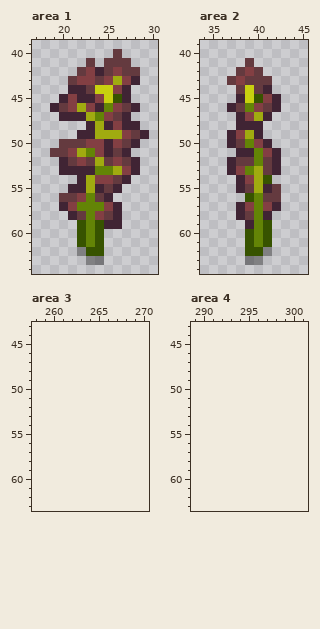
Pixel-art file, stored at src/concept/sprite/plants.aseprite. This is how it looked before the edit.
256x256 pixels, 1 frame. Colours within 5 levels of each other are drawn and written as one. Shown: area 1: x 17..30, y 39..64; area 2: x 34..45, y 39..64; area 3: x 258..270, y 43..63; area 4: x 289..301, y 43..63. The old version is drawn lined up with the new one, on the new canvas. The commit also changed other parts of the picture, which this record leaves out.
Once edited:
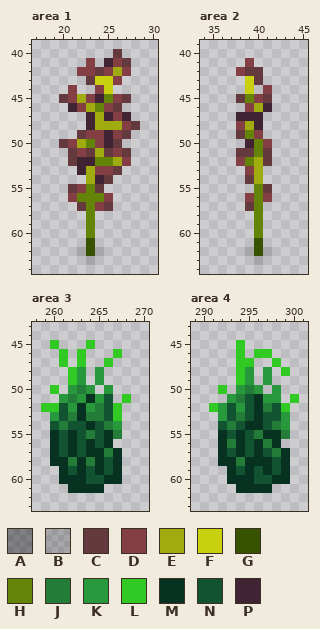
Palette (. is transparent): A #00000060  B #05050532  C #643a3f  D #833f43  E #a0ab10  F #c8d00f  G #375300  H #638406  J #237c37  K #27983c  L #31ca25  M #073120  N #125332  P #402434
Edits made:
canvas 256x256 -> 512x512
--- area 1
@@ x 17..30 @@
 40 .........C....
-41 ......C.CCC...
-42 .....CDPCDCC..
-43 ....CDDCDEDP..
-44 ....PPCFFDP...
-45 ...PDPPDFGP...
-46 ..PCDEDPHDCP..
-47 ...PPPEHDCP...
-48 ......PEPDPP..
-49 .....PPEEEDCP.
-50 ...CCCDDPDCP..
-51 ..CCDEHDPCP...
-52 ...PCDCECDCP..
-53 ...PPPPHHEDP..
-54 .....PEDDCP...
-55 ....PPEPCP....
-56 ...CCDHCP.....
-57 ...PDHHHDP....
-58 ....PCHDCP....
-59 .....GHGPP....
-60 .....GHG......
-61 .....GHG......
-62 .....AGG......
-63 ......AA......
+41 ......D.PDC...
+42 .....DDCDED...
+43 ......CFFD....
+44 ....D..DF.....
+45 ...CDEDPHDC...
+46 ....PDEHDC....
+47 ......PEPDP...
+48 ......PEEEDC..
+49 .....CDDPDC...
+50 ...CDEHDPC....
+51 ....CDCECDC...
+52 ....CPPHHED...
+53 .....PEDDC....
+54 ......EPC.....
+55 ....CDHC......
+56 ....DHHHD.....
+57 .....CHDC.....
+58 ......H.......
+59 ......H.......
+60 ......H.......
+61 ......G.......
+62 .....BGB......
+63 ......B.......
 64 ..............
--- area 2
@@ x 34..45 @@
 40 ............
-41 .....C......
-42 ....CDC.....
-43 ...CDCCC....
-44 ....CFCP....
-45 ....PFGDP...
-46 ...PCHDCP...
-47 ....PDEP....
-48 ....PPP.....
-49 ...PDEP.....
-50 ...PCHDP....
-51 ....PPHDP...
-52 ...PCCHCP...
-53 ...PDHECP...
-54 ....PDEG....
-55 ....PCEPC...
-56 .....GHCC...
-57 ....PDHDP...
-58 ....PCHP....
-59 .....PHG....
-60 .....GHG....
-61 .....GHG....
-62 .....GGA....
-63 .....AA.....
+41 .....D......
+42 ....DCC.....
+43 .....FC.....
+44 .....F.D....
+45 ....CHDC....
+46 .....DEP....
+47 ....PPP.....
+48 ....DEP.....
+49 ....CHD.....
+50 .....PHD....
+51 ....CCHC....
+52 ....DHEC....
+53 .....DE.....
+54 .....CE.....
+55 ......HC....
+56 .....DHD....
+57 .....CH.....
+58 ......H.....
+59 ......H.....
+60 ......H.....
+61 ......G.....
+62 .....BGB....
+63 ......B.....
 64 ............
--- area 3
@@ x 258..270 @@
 44 .............
-45 .............
-46 .............
-47 .............
-48 .............
-49 .............
-50 .............
-51 .............
-52 .............
-53 .............
-54 .............
-55 .............
-56 .............
-57 .............
-58 .............
-59 .............
-60 .............
-61 .............
+45 ..L...L......
+46 ...L.L...L...
+47 ...L.L..L....
+48 ....LK.K.....
+49 ....LK.K.....
+50 ..L.KJK.K....
+51 ...KJKMKN.L..
+52 .LLNKMKJNL...
+53 ..KNJMJJNL...
+54 ..NJNNMNJK...
+55 ..MNMNJNMJ...
+56 ..MNMNMNM....
+57 ..MNMNMMJM...
+58 ..MMJMJMNM...
+59 ...MNMNMNM...
+60 ...MMMNNMM...
+61 ....MMMM.....
 62 .............
--- area 4
@@ x 289..301 @@
 44 .............
-45 .............
-46 .............
-47 .............
-48 .............
-49 .............
-50 .............
-51 .............
-52 .............
-53 .............
-54 .............
-55 .............
-56 .............
-57 .............
-58 .............
-59 .............
-60 .............
-61 .............
+45 .....L.......
+46 .....L.LL....
+47 .....LL..L...
+48 .....LK.K.L..
+49 .....LK.K....
+50 ...L.KJK.K...
+51 ....KJNMKK.L.
+52 ..LKNKNMJNL..
+53 ...KNJNMNNK..
+54 ...NJNMMNJK..
+55 ...MNMNJMMJ..
+56 ...MJMNMJM...
+57 ...MNMNMNJM..
+58 ...MMJMMMNM..
+59 ....MNMNMNM..
+60 ....MMMNNMM..
+61 .....MMMM....
 62 .............
Boxes around the changes in both pictures, in picture pixels (x1, y1, x2, y2):
changed: (50, 58, 149, 265)
changed: (227, 58, 281, 265)
added: (41, 340, 131, 493)
added: (209, 340, 299, 493)
